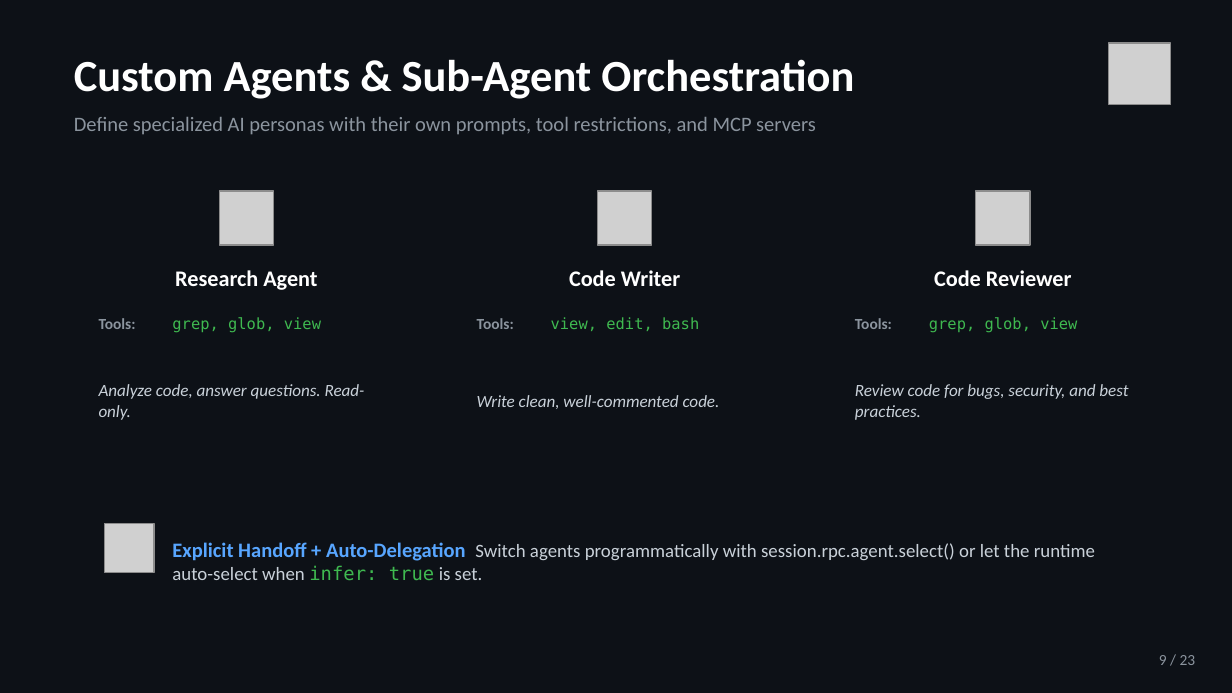
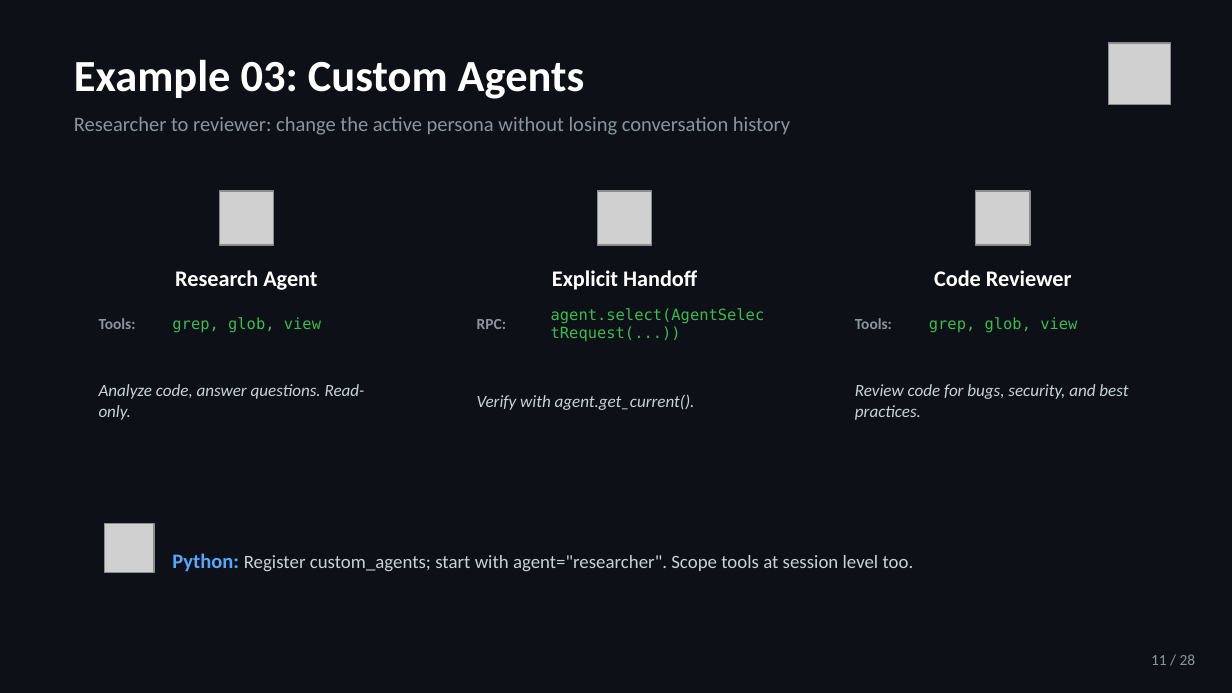
Before and after one commit to jeffrey-groneberg/ghcp_sdk, a slide deck: slide 11 of GitHub-Copilot-SDK.pptx. Drawn at 1232x693 pixels with LibreOffice and Linux fonts; fonts in the diff are those of the drawing; grey boxes stand for pictures. Boxes give left, top, right and bottom in pixels: in the first picture for what was removed or moved away, otherwise in the second. Text is boxed around its words. In the diff, an @@ line names an element or a change of style, - is before the commit and + after.

```diff
--- a/GitHub-Copilot-SDK.pptx
+++ b/GitHub-Copilot-SDK.pptx
@@ text at (x1=74, y1=59, x2=585, y2=99): text changed @@
-Custom Agents & Sub-Agent Orchestration
+Example 03: Custom Agents
@@ text at (x1=74, y1=117, x2=790, y2=135): text changed @@
-Define specialized AI personas with their own prompts, tool restrictions, and MCP servers
+Researcher to reviewer: change the active persona without losing conversation history
@@ text at (x1=552, y1=270, x2=697, y2=290): text changed @@
-Code Writer
+Explicit Handoff
@@ text at (x1=477, y1=319, x2=506, y2=329): text changed @@
-Tools:
+RPC:
@@ text at (x1=551, y1=308, x2=765, y2=324): text changed @@
-view, edit, bash
+agent.select(AgentSelectRequest(...))
@@ text at (x1=477, y1=394, x2=695, y2=410): text changed @@
-Write clean, well-commented code.
+Verify with agent.get_current().
@@ text at (x1=172, y1=553, x2=914, y2=572): text changed @@
-Explicit Handoff + Auto-Delegation Switch agents programmatically with session.rpc.agent.select() or let the runtime auto-select when infer: true is set.
+Python: Register custom_agents; start with agent="researcher". Scope tools at session level too.
@@ text at (x1=1151, y1=654, x2=1196, y2=665): text changed @@
-9 / 23
+11 / 28
```
Also in this commit, not shown: 27 other slides changed, 23 other files.
